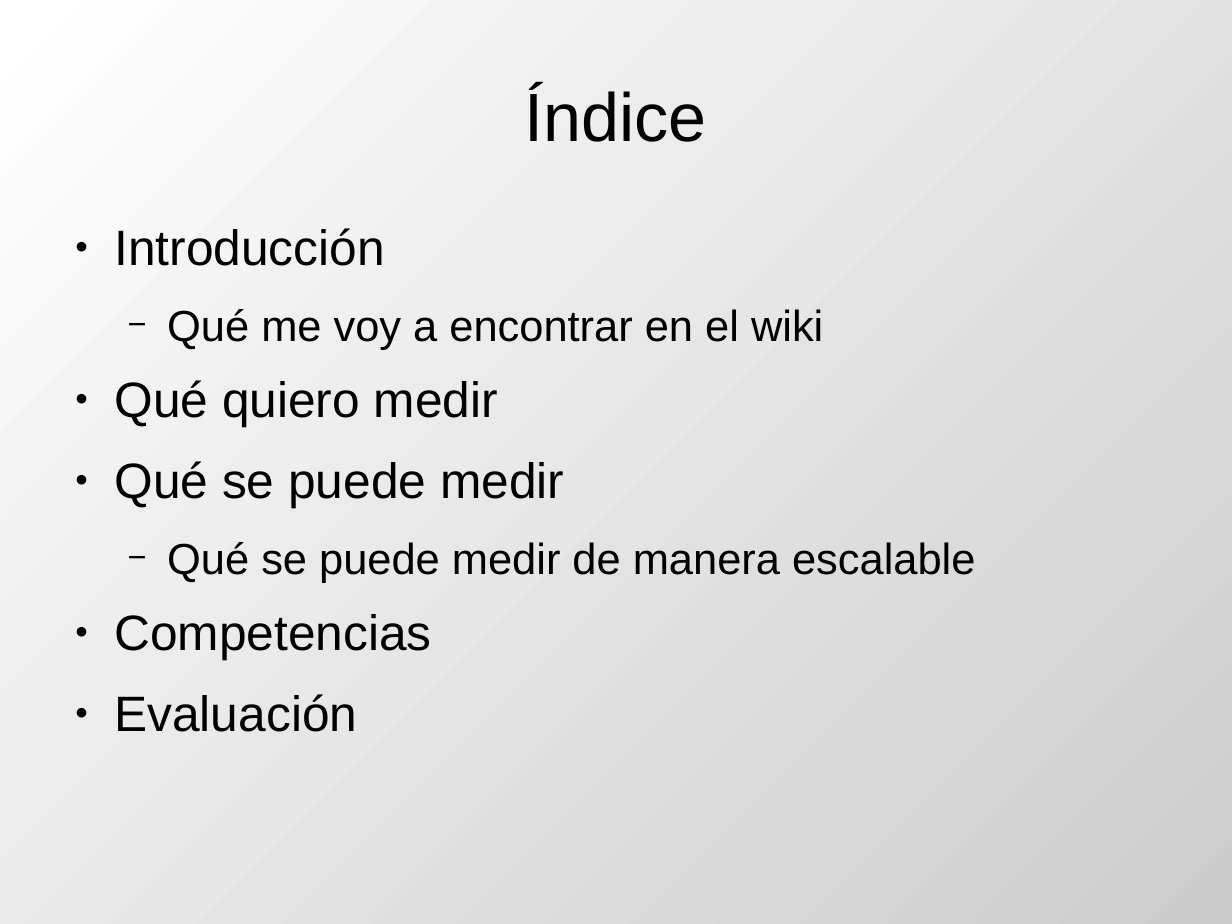
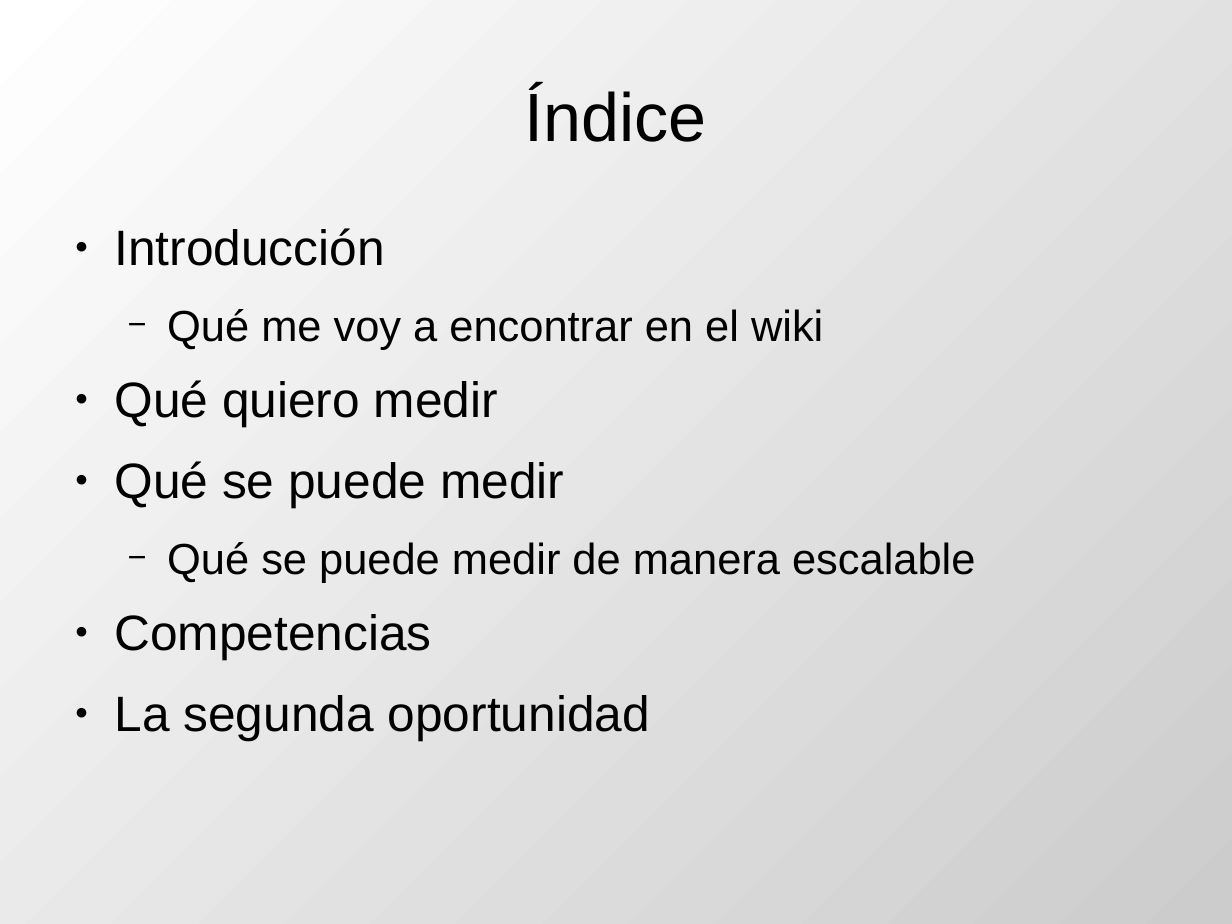
Before and after one commit to DrPantera/wikis4education, a slide deck: slide 2 of uca-2013_07/tema-5-EvaluacionWikis.odp. Drawn at 1232x924 pixels with LibreOffice and Linux fonts; fonts in the diff are those of the drawing. Boxes give left, top, right and bottom in pixels: in the first picture for what was removed or moved away, otherwise in the second. Text is boxed around its words. In the diff, an @@ line names an element or a change of style, - is before the commit and + after.

```diff
--- a/uca-2013_07/tema-5-EvaluacionWikis.odp
+++ b/uca-2013_07/tema-5-EvaluacionWikis.odp
@@ text at (x1=114, y1=695, x2=650, y2=741): text changed @@
-● Evaluación
+● La segunda oportunidad
```
Also in this commit, not shown: 1 slide added, 4 other files.
